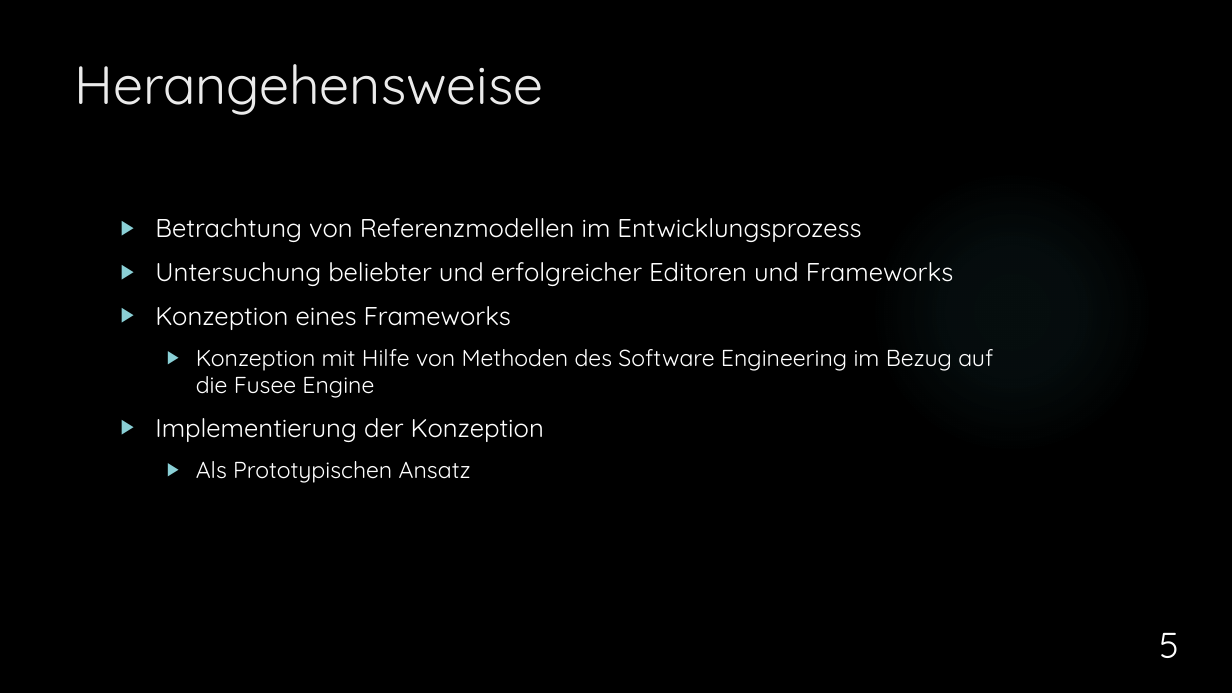
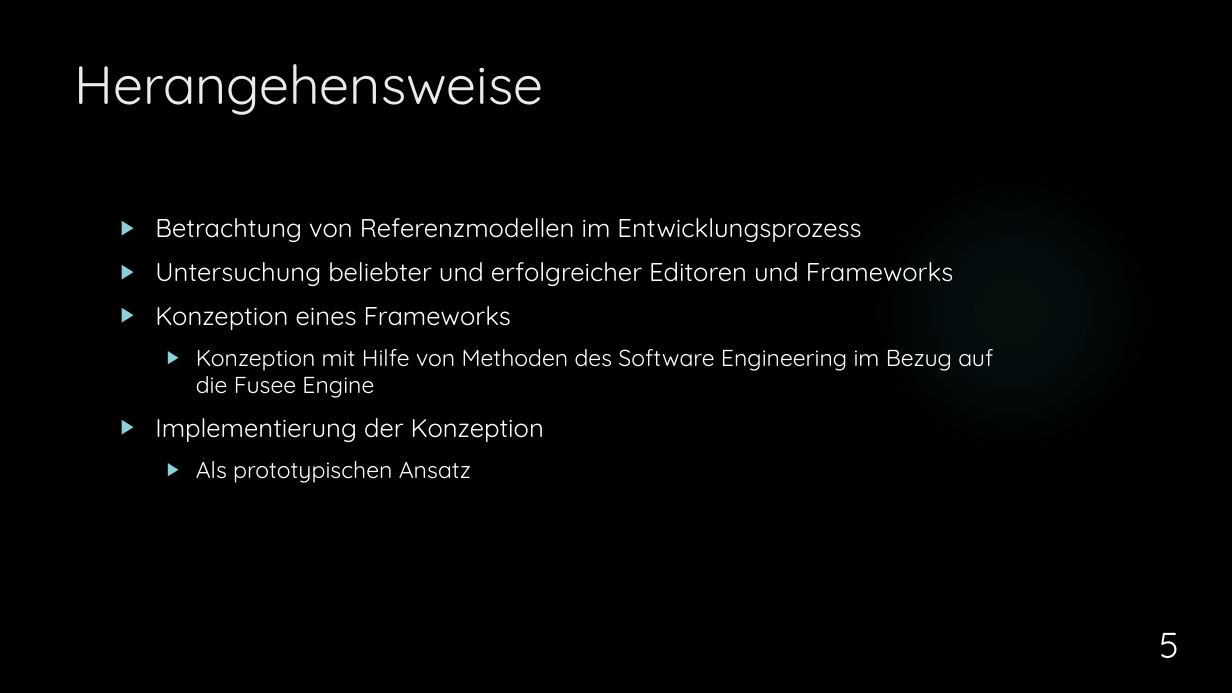
Before and after one commit to dNovel/MasterThesisWS1415, a slide deck: slide 5 of Disputation/Praesentation_DominikSteffen.pptx. Drawn at 1232x693 pixels with LibreOffice and Linux fonts; fonts in the diff are those of the drawing; background and template pictures are left out. Boxes give left, top, right and bottom in pixels: in the first picture for what was removed or moved away, otherwise in the second. Text is boxed around its words. In the diff, an @@ line names an element or a change of style, - is before the commit and + after.

```diff
--- a/Disputation/Praesentation_DominikSteffen.pptx
+++ b/Disputation/Praesentation_DominikSteffen.pptx
@@ text at <box>196,461,471,483</box>: text changed @@
-  ▶ Als Prototypischen Ansatz
+  ▶ Als prototypischen Ansatz
```
Also in this commit, not shown: 7 other slides changed, 1 slide added.
